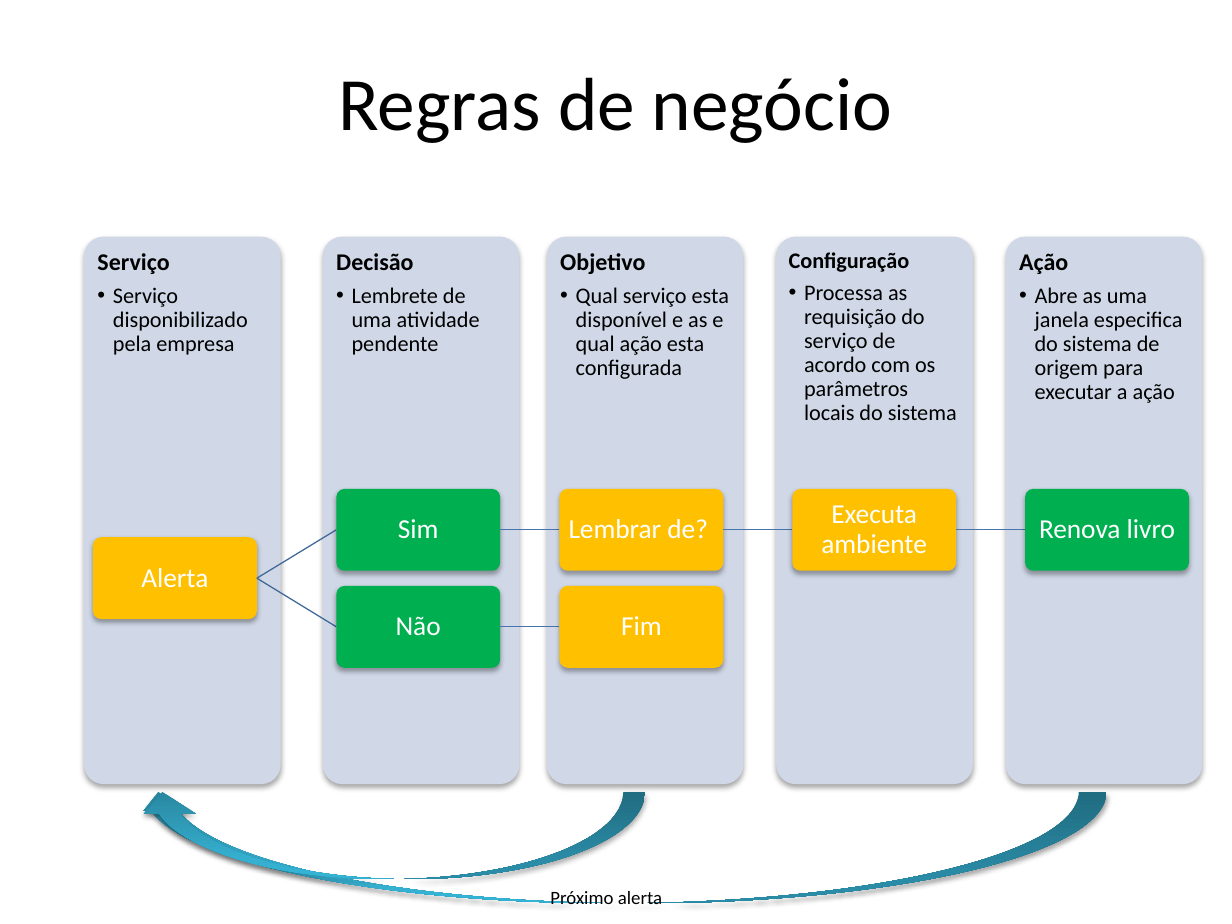
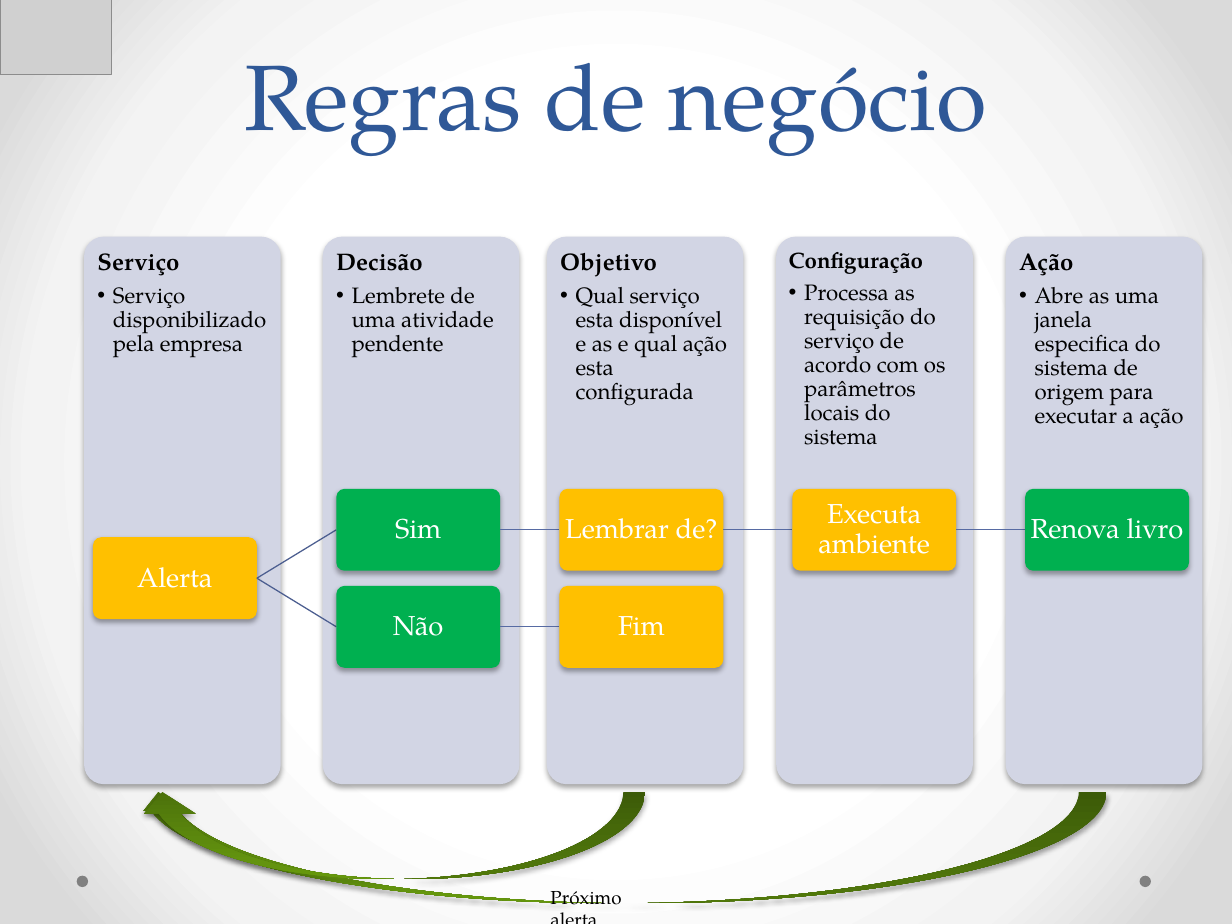
Before and after one commit to Neimarmg/TCC, a slide deck: slide 4 of Ppt.pptx (slide 3 before the commit). Drawn at 1232x924 pixels with LibreOffice and Linux fonts; fonts in the diff are those of the drawing; grey boxes stand for pictures. Boxes give left, top, right and bottom in pixels: in the first picture for what was removed or moved away, otherwise in the second. Text is boxed around its words. In the diff, an @@ line names an element or a change of style, - is before the commit and + after.

```diff
--- a/Ppt.pptx
+++ b/Ppt.pptx
@@ background #FFFFFF to gradient #FFFFFF to #F4F4F4 to #DADADA @@
@@ picture added at bbox=[0, 0, 112, 74] @@
@@ title "Regras de negócio" at bbox=[245, 63, 987, 156]: size 44 to 54 pt, font Calibri to TeX Gyre Pagella, text colour #000000 to #2F5897; vertical alignment middle to bottom @@
@@ fill #D0D8E8 to #D2D6E5 in 5 elements at bbox=[1005, 237, 1202, 784], bbox=[776, 237, 973, 784], bbox=[547, 237, 744, 784], bbox=[323, 237, 520, 784], bbox=[84, 237, 281, 784] @@
@@ font Calibri to TeX Gyre Pagella in 13 elements at bbox=[550, 891, 621, 905], bbox=[1019, 253, 1183, 428], bbox=[789, 252, 946, 445], bbox=[576, 287, 727, 406], bbox=[336, 253, 493, 358], bbox=[97, 253, 266, 358], bbox=[137, 567, 213, 588], bbox=[395, 518, 441, 539], bbox=[565, 518, 718, 539], bbox=[818, 504, 930, 554], bbox=[1031, 518, 1184, 539], bbox=[393, 616, 443, 636], bbox=[618, 616, 665, 635] @@
@@ outline #4875AC 0.75 pt to #576BA3 0.75 pt in 4 elements at bbox=[500, 529, 559, 532], bbox=[723, 529, 792, 532], bbox=[956, 529, 1025, 532], bbox=[500, 625, 559, 628] @@
@@ curved down arrow at bbox=[137, 792, 1106, 903]: fill gradient #2A88A2 to #37B1D2 to #34B4D6 to gradient #4D720B to #64940F to #65970C @@
@@ curved down arrow at bbox=[137, 792, 646, 880]: fill gradient #2A88A2 to #37B1D2 to #34B4D6 to gradient #4D720B to #64940F to #65970C @@
@@ ellipse added at bbox=[76, 876, 87, 887], fill #808080 @@
@@ ellipse added at bbox=[1140, 876, 1151, 887], fill #808080 @@
```
Also in this commit, not shown: 3 other slides changed, 2 slides added, 2 slides removed.
